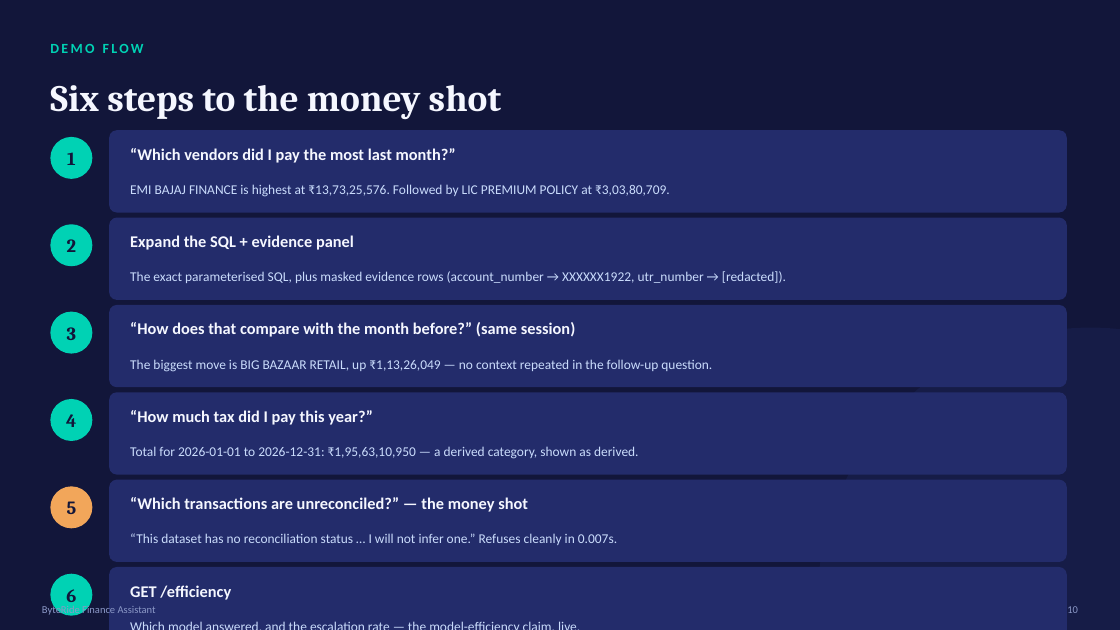
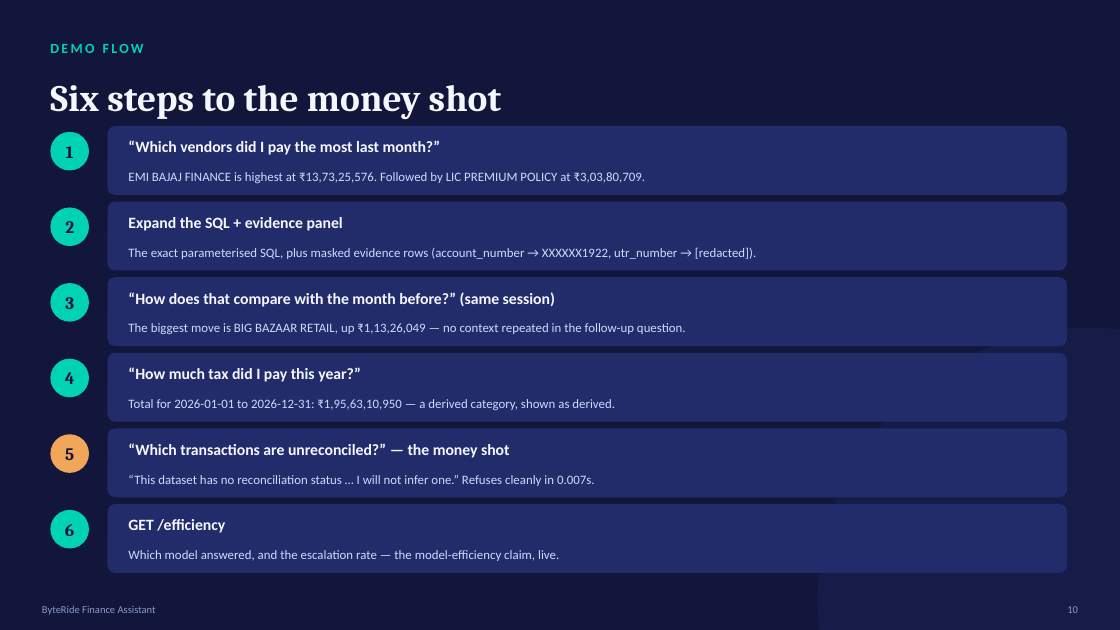
Before and after one commit to Aahan215/ByteRideFinanceAssistant, a slide deck: slide 10 of docs/deck.pptx. Drawn at 1120x630 pixels with LibreOffice and Linux fonts; fonts in the diff are those of the drawing. Boxes give left, top, right and bottom in pixels: in the first picture for what was removed or moved away, otherwise in the second. Text is boxed around its words. In the diff, an @@ line names an element or a change of style, - is before the commit and + after.

```diff
--- a/docs/deck.pptx
+++ b/docs/deck.pptx
@@ ellipse moved from (x1=50, y1=137, x2=92, y2=179) to (x1=50, y1=132, x2=89, y2=171) @@
@@ rounded rectangle resized from (x1=109, y1=130, x2=1067, y2=213) to (x1=108, y1=126, x2=1067, y2=195) @@
@@ text "EMI BAJAJ FINANCE is highest ..." moved from (x1=130, y1=184, x2=670, y2=197) to (x1=128, y1=172, x2=645, y2=183) @@
@@ text "2" moved from (x1=67, y1=239, x2=76, y2=252) to (x1=65, y1=221, x2=74, y2=233) @@
@@ ellipse resized from (x1=50, y1=224, x2=92, y2=266) to (x1=50, y1=208, x2=89, y2=246) @@
@@ rounded rectangle resized from (x1=109, y1=218, x2=1067, y2=300) to (x1=108, y1=202, x2=1067, y2=271) @@
@@ text "Expand the SQL + evidence ..." moved from (x1=130, y1=235, x2=354, y2=250) to (x1=128, y1=217, x2=343, y2=231) @@
@@ text "The exact parameterised SQL, plus ..." moved from (x1=130, y1=271, x2=786, y2=283) to (x1=128, y1=247, x2=756, y2=259) @@
@@ 2 texts, 1 ellipse moved together from (x1=50, y1=312, x2=575, y2=354) to (x1=50, y1=283, x2=555, y2=322) @@
@@ rounded rectangle resized from (x1=109, y1=305, x2=1067, y2=387) to (x1=108, y1=277, x2=1067, y2=346) @@
@@ text "The biggest move is BIG ..." moved from (x1=130, y1=359, x2=712, y2=372) to (x1=128, y1=323, x2=686, y2=334) @@
@@ text "4" moved from (x1=66, y1=414, x2=76, y2=427) to (x1=65, y1=372, x2=75, y2=384) @@
@@ ellipse resized from (x1=50, y1=399, x2=92, y2=441) to (x1=50, y1=359, x2=89, y2=397) @@
@@ rounded rectangle resized from (x1=109, y1=392, x2=1067, y2=475) to (x1=108, y1=353, x2=1067, y2=422) @@
@@ text "“How much tax did I ..." moved from (x1=130, y1=410, x2=373, y2=425) to (x1=128, y1=367, x2=361, y2=382) @@
@@ text "Total for 2026-01-01 to 2026-12-31: ..." moved from (x1=130, y1=446, x2=639, y2=459) to (x1=128, y1=399, x2=615, y2=410) @@
@@ text "5" moved from (x1=67, y1=501, x2=77, y2=514) to (x1=65, y1=448, x2=74, y2=460) @@
@@ ellipse moved from (x1=50, y1=486, x2=92, y2=528) to (x1=50, y1=434, x2=89, y2=473) @@
@@ rounded rectangle resized from (x1=109, y1=480, x2=1067, y2=562) to (x1=108, y1=429, x2=1067, y2=497) @@
@@ text "“Which transactions are unreconciled?” — ..." moved from (x1=130, y1=497, x2=528, y2=512) to (x1=128, y1=443, x2=510, y2=458) @@
@@ text "“This dataset has no reconciliation ..." moved from (x1=130, y1=533, x2=617, y2=545) to (x1=128, y1=475, x2=595, y2=486) @@
@@ proportions changed in 6 elements at (x1=108, y1=126, x2=1067, y2=195), (x1=108, y1=202, x2=1067, y2=271), (x1=108, y1=277, x2=1067, y2=346), (x1=108, y1=353, x2=1067, y2=422), (x1=108, y1=429, x2=1067, y2=497), (x1=108, y1=504, x2=1067, y2=573) @@
@@ rounded rectangle resized from (x1=109, y1=567, x2=1067, y2=630) to (x1=108, y1=504, x2=1067, y2=573) @@
@@ size 16 to 15 pt in 6 elements at (x1=66, y1=146, x2=74, y2=158), (x1=65, y1=221, x2=74, y2=233), (x1=65, y1=297, x2=74, y2=309), (x1=65, y1=372, x2=75, y2=384), (x1=65, y1=448, x2=74, y2=460), (x1=65, y1=524, x2=74, y2=536) @@
@@ text "6" moved from (x1=66, y1=589, x2=76, y2=607) to (x1=65, y1=524, x2=74, y2=536) @@
@@ ellipse moved from (x1=50, y1=574, x2=92, y2=616) to (x1=50, y1=510, x2=89, y2=549) @@
@@ size 14 to 13.5 pt in 6 elements at (x1=128, y1=140, x2=441, y2=155), (x1=128, y1=217, x2=343, y2=231), (x1=128, y1=292, x2=555, y2=307), (x1=128, y1=367, x2=361, y2=382), (x1=128, y1=443, x2=510, y2=458), (x1=128, y1=519, x2=225, y2=533) @@
@@ size 11.5 to 11 pt; line spacing 1.05 to 1.02 in 6 elements at (x1=128, y1=172, x2=645, y2=183), (x1=128, y1=247, x2=756, y2=259), (x1=128, y1=323, x2=686, y2=334), (x1=128, y1=399, x2=615, y2=410), (x1=128, y1=475, x2=595, y2=486), (x1=128, y1=550, x2=559, y2=561) @@
@@ text "GET /efficiency" moved from (x1=130, y1=585, x2=231, y2=600) to (x1=128, y1=519, x2=225, y2=533) @@
@@ text "Which model answered, and the ..." moved from (x1=130, y1=607, x2=1054, y2=630) to (x1=128, y1=550, x2=559, y2=561) @@
```
Also in this commit, not shown: 4 other files.
